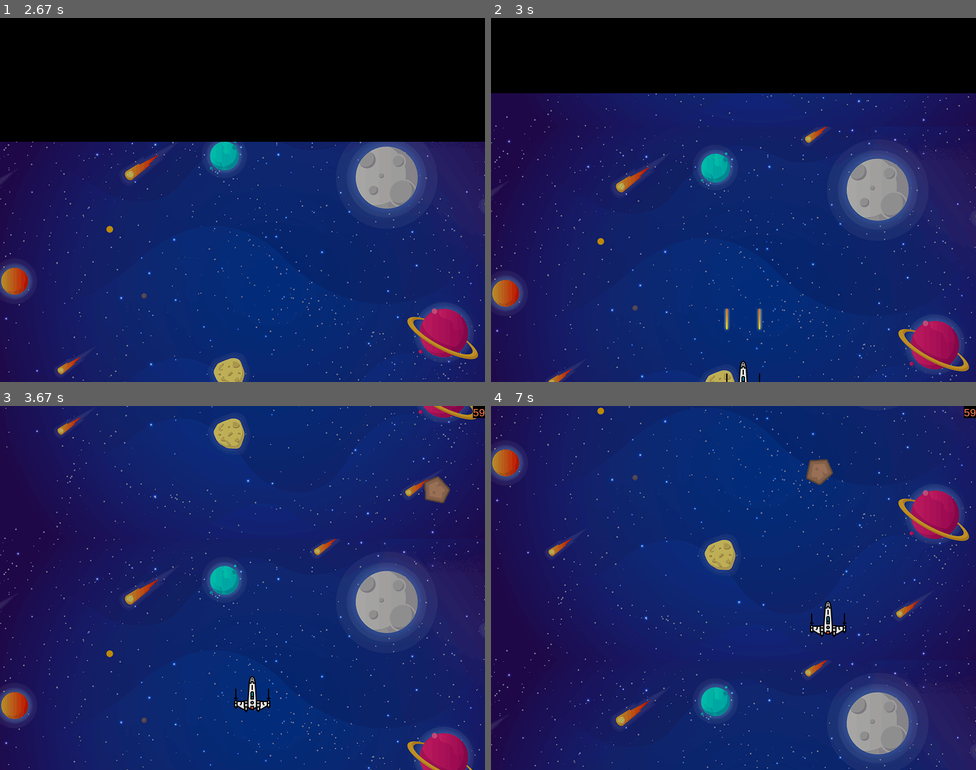
Above: before the commit, frames 1-4 (two rows, left to right).
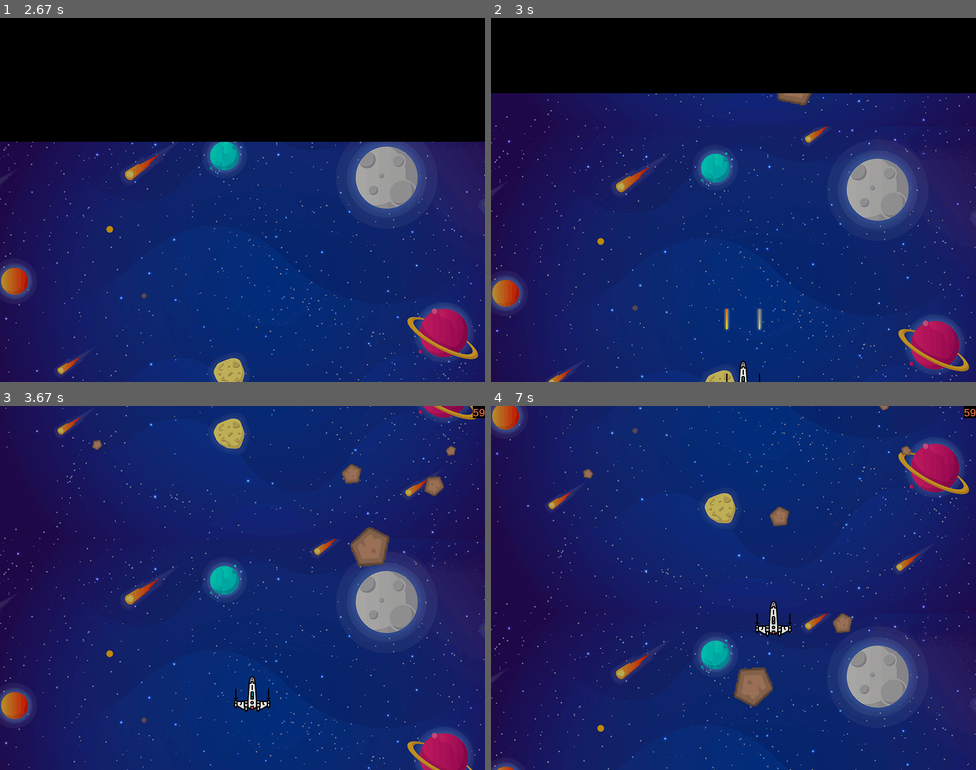
Above: after the commit, the same moments.

Repository: blamerra/pySpaceInvaders
Game: pygame game, started from main.py
Same seed, same stepped clock (60 frames per second), same inputs: the game is played once before the commit and once after it.
Inputs:
- Up to frame 1 (2.67 s): tap Space at 0.33, 1.67, 2.57 s
- Up to frame 2 (3 s): tap Space at 2.87 s
- Up to frame 3 (3.67 s): tap Space at 3.57 s
- Up to frame 4 (7 s): tap Space at 3.87, 4.13, 4.47, 4.77, 4.9, 5.3, 5.6 s; hold Down 4.07-4.37 s; hold Left 4.4-4.8 s; hold Up 4.83-5.2 s; hold Right 5.23-5.87 s

Frame 1 is identical in both runs. In frame 2, 0.2% of the frame differs, in the area x 59-67%, y 20-24%; in frame 3, 1.1%; in frame 4, 15%, in the area x 0-100%, y 0-100%.

Commit message:
random sounds disabled para evitar cuelgues

Diff:
--- a/game.py
+++ b/game.py
@@ -34,26 +34,31 @@
         self.audio = Audio()
         self.sprites.add(self.audio)
 
+        self.background = Background()
+        self.sprites.add(self.background)
+
         self.bullet = Bullet()
-        self.background = Background()
-        self.frontend = Frontend(self.screen)
+        self.sprites.add(self.bullet)
 
         self.player = Player()
+        self.sprites.add(self.player)
 
-        self.sprites.add(self.background, self.bullet, self.player)
         self.fps = Fps()
         self.sprites.add(self.fps)
 
+
         # Meteors
         # TODO refactor carga de imagenes en una clase
+
         meteor_image = pygame.image.load(self.SETTINGS.meteor_image).convert()
         self.meteor_list = pygame.sprite.Group()
-        for i in range(25):
+        for i in range(50):
             meteor = Meteor(meteor_image)
             self.sprites.add(meteor)
             self.meteor_list.add(meteor)
 
         # Animacion de la cortinilla de inicio
+        self.frontend = Frontend(self.screen)
         self.sprites.add(self.frontend)
 
         # Main loop running variables
@@ -62,16 +67,23 @@
 
     def process_events(self):
         # Event loop
+        keys = pygame.key.get_pressed()
+        if keys[self.SETTINGS.shortcut_fire]:
+            self.bullet.fire(self.player.rect.x, self.player.rect.y)
+
         for event in pygame.event.get():
             if event.type == pygame.QUIT:
                 self.running = 0
-
+        '''
             if event.type == pygame.KEYDOWN:
                 if event.key == self.SETTINGS.shortcut_pause:
                     self.pause = not self.pause
-                if event.key == self.SETTINGS.shortcut_fire:
-                    self.bullet.fire(self.player.rect.x, self.player.rect.y)
-
+                # if event.key == self.SETTINGS.shortcut_fire:
+                    # self.bullet.fire(self.player.rect.x, self.player.rect.y)
+                  #   self.bullet.fire(300, 200)
+        '''
+        # Revisar si es necesario esta instruccion
+        pygame.event.pump()
     def run_logic(self):
         if not self.game_over:
 
@@ -80,28 +92,32 @@
 
             self.sprites.update()
 
-            #print(self.bullet.status)
-
+            # Logica si el disparo ha destruido un meteoro
             if self.bullet.status == self.bullet.STATUS_FIRED:
                 meteor_hit_list = pygame.sprite.spritecollide(self.bullet, self.meteor_list, True)
                 if len(meteor_hit_list) > 0:
                     self.bullet.set_ready_status()
                     self.score += 1
-                    '''
-                    for meteor in meteor_hit_list:
-                        self.score += 1
-                        print(self.score)
-                    '''
+                    print(self.score)
+
                 if len(self.meteor_list) == 0:
-                    print("GAME OVER")
+                    print("GAME OVER - All meteors killed")
                     self.game_over = True
 
+            # Logica si un meteoro ha colisionado con el player
+            player_hit = pygame.sprite.spritecollide(self.player, self.meteor_list, True)
+            if len(player_hit) > 0:
+                pygame.mixer.music.stop()
+                self.player.die()
+                print("GAME OVER - Player died")
+                self.game_over = True
     def render_screen(self):
+        # self.screen.fill([0, 0, 0])
+
         # Render Screen
         if not self.pause:
             pygame.mixer.music.unpause()
 
-            # self.sprites.update()
             self.sprites.draw(self.screen)
             pygame.display.update()
         else:
--- a/settings.py
+++ b/settings.py
@@ -31,6 +31,7 @@
         self.player_image_x_margin = 5  # Margen en el eje x para que la nave no salga de la pantalla
         self.player_speed = 10
         self.player_vertical_move = True
+        self.player_sound_explosion = "media/sound/player_explosion.wav"
         self.player_sound_random = []
         self.player_sound_random.append("media/sound/player_sw_R2D2_sound0.wav")
         self.player_sound_random.append("media/sound/player_sw_R2D2_sound1.wav")
--- a/sprites/audio.py
+++ b/sprites/audio.py
@@ -25,15 +25,19 @@
         self.sound_delay = self.SETTINGS.player_sound_random_delay
         self.sounds = self.SETTINGS.player_sound_random.copy()
         self.current_sound = pygame.mixer.Sound(self.sounds[self.sound_index])
+        self.sound_channel = pygame.mixer.find_channel()
 
     def play_random_sound(self):
         play_sound = True if random() < self.SETTINGS.player_sound_random_probability else False
 
         if play_sound and ((pygame.time.get_ticks() - self.sound_last_play_time) > self.sound_delay):
             self.current_sound.stop()
+            self.sound_channel.stop()
+
             self.current_sound = pygame.mixer.Sound(self.sounds[self.sound_index])
             self.current_sound.set_volume(self.SETTINGS.player_sound_random_volume)
-            pygame.mixer.find_channel().play(self.current_sound)
+            self.sound_channel.play(self.current_sound)
+            #pygame.mixer.find_channel().play(self.current_sound)
 
             if self.sound_index < len(self.sounds)-1:
                 self.sound_index += 1
@@ -41,4 +45,5 @@
                 self.sound_index = 0
 
     def update(self):
-        self.play_random_sound()
+        pass
+        # self.play_random_sound()
--- a/sprites/bullet.py
+++ b/sprites/bullet.py
@@ -12,6 +12,8 @@
         self.image = pygame.image.load(self.SETTINGS.bullet_image).convert_alpha()
         self.sound = pygame.mixer.Sound(self.SETTINGS.bullet_sound)
         self.sound.set_volume(self.SETTINGS.bullet_sound_volume)
+        self.sound_channel = pygame.mixer.find_channel()
+
         self.rect = self.image.get_rect()
         self.rect.x = 0
         self.rect.y = -self.rect.height  # ocultamos la imagen fuera de la pantalla
@@ -20,9 +22,13 @@
 
     def fire(self, x, y):
         if self.status == self.STATUS_READY:
+            self.sound.stop()
+            self.sound_channel.stop()
+            self.sound_channel.play(self.sound)
+
             self.rect.x = x
             self.rect.y = y
-            pygame.mixer.find_channel().play(self.sound)
+
             self.status = self.STATUS_FIRED
 
     def set_ready_status(self):
@@ -37,4 +43,3 @@
             self.move()
         else:
             self.set_ready_status()
-        print(self.rect.y)
--- a/sprites/meteor.py
+++ b/sprites/meteor.py
@@ -6,11 +6,14 @@
 
 class Meteor(pygame.sprite.Sprite):
     SETTINGS = Settings()
+    SIZE = [(16, 16), (32, 32), (64, 64), (96, 96)]
 
     def __init__(self, image):
         super().__init__()
         # self.image = pygame.image.load(self.SETTINGS.meteor_image).convert()
         self.image = image
+        self.meteor_size = self.SIZE[random.randrange(0, len(self.SIZE) - 1, 1)]
+        self.image = pygame.transform.scale(image, self.meteor_size)
         self.image.set_colorkey(self.SETTINGS.BLACK)
         self.rect = self.image.get_rect()
         self.rect.y = -600
--- a/sprites/player.py
+++ b/sprites/player.py
@@ -21,6 +21,9 @@
         self.start = 1
         self.start_top_y = (self.SETTINGS.screen_height - (self.SETTINGS.screen_height * 0.3))
         self.start_speed = self.speed * 0.3  # Se hace la entrada mas lenta
+        self.sound_channel = pygame.mixer.find_channel()
+        self.sound_explosion = pygame.mixer.Sound(self.SETTINGS.player_sound_explosion)
+
     def move_up(self):
         if (self.rect.y > 0) & self.vertical_move:
             self.rect.y -= self.speed
@@ -43,10 +46,14 @@
 
         if self.rect.y <= self.start_top_y:
             self.start = 0
-
+    def die(self):
+        self.sound_explosion.stop()
+        self.sound_channel.stop()
+        self.sound_channel.play(self.sound_explosion)
     def update(self):
         if self.start:
             self.start_animation()
+
         else:
             keys = pygame.key.get_pressed()
             if keys[pygame.K_LEFT]:
Not shown, added: media/sound/player_explosion.wav
